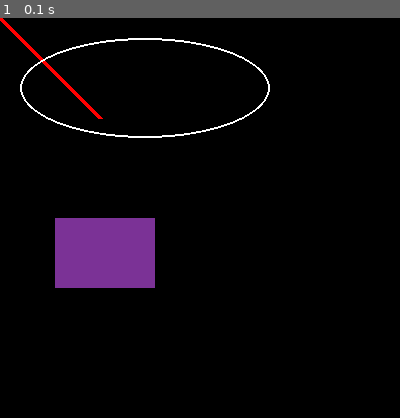
Above: before the commit, frame 1.
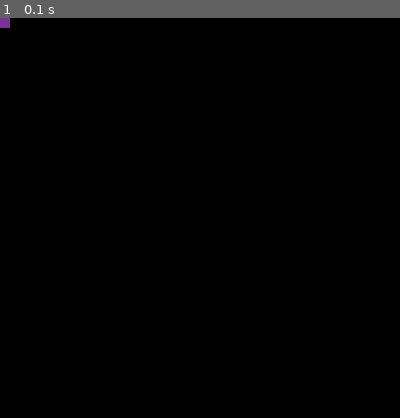
Above: after the commit, the same moment.

Repository: CJSatnarine/PyGame
Game: pygame game, started from main.py
Same seed, same stepped clock (60 frames per second), same inputs: the game is played once before the commit and once after it.
Inputs:
- Up to frame 1 (0.1 s): no input

The runs differ from the first frame. In frame 1, 5.4% of the frame differs, in the area x 0-68%, y 0-68%.

Commit message:
Drew a player.

Diff:
--- a/main.py
+++ b/main.py
@@ -24,6 +24,12 @@
 blue = (0, 0, 255);
 purple = (123, 50, 150);
 
+# Player Variables.
+playerXLocation = 0;
+playerYLocation = 0;
+playerWidth = 10;
+playerHeight = 10;
+player = pygame.Rect(playerXLocation, playerYLocation, playerWidth, playerHeight);
 
 #Loop.
 while runGame:
@@ -35,10 +41,8 @@
     #Clears the screen to black.
     window.fill(black);
 
-    #Drawing different shapes and lines.
-    pygame.draw.rect(window, purple, [55, 200, 100, 70], 0);
-    pygame.draw.line(window, red, [0, 0], [100, 100], 5);
-    pygame.draw.ellipse(window, white, [20,20,250,100], 2);
+    #Drawing stuff.
+    pygame.draw.rect(window, purple, player);
 
 
 
